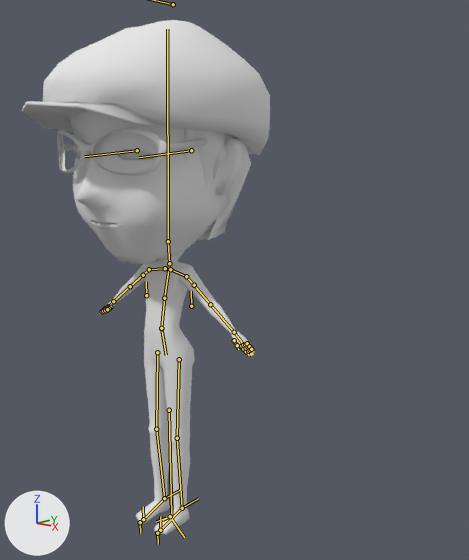
Before and after pictures for a commit that changed the Blender file models/393/threejs_393_texture.blend.
Camera for both pictures: a 50 mm lens placed at (6.35, -5.54, 5.12), pointed at (0.53, 0.76, 3.38). Every picture has the same lights, and +X, +Y and +Z are marked at lower left. The bones that bend it are drawn over the model as lines.

In view in the first picture: 'obj.003'.
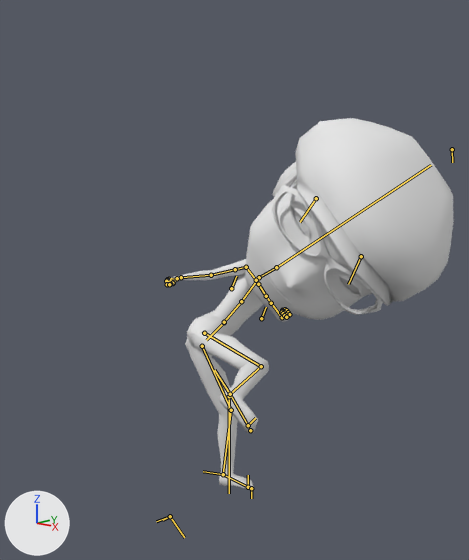
The newer file adds an action. The first version stands in its rest pose; the second is drawn at frame 62 of the action 'kick'.

The edits, one by one:
Bone 'b' (bone_b) moves from (0.0, 0.0, 0.0) to (0.0, 0.16, 1.2).
Bone 'b.001' (bone_b_001) turns from (0, 0, 0) to (-99, -19, 129) degrees about its own x, y and z.
Bone 'b.010' (bone_b_010) turns from (0, 0, 0) to (-88, 54, -103) degrees about its own x, y and z.
Bone 'b.012' (bone_b_012) turns from (0, 0, 0) to (18, -13, 1) degrees about its own x, y and z.
Bone 'b.013' (bone_b_013) turns from (0, 0, 0) to (19, -24, 5) degrees about its own x, y and z.
Bone 'b.017' (bone_b_017) turns from (0, 0, 0) to (8, -7, -7) degrees about its own x, y and z.
Bone 'b.018' (bone_b_018) turns from (0, 0, 0) to (-27, 33, -56) degrees about its own x, y and z.
Bone 'b.020' (bone_b_020) turns from (0, 0, 0) to (-16, 5, 23) degrees about its own x, y and z.
Bone 'b.022' (bone_b_022) turns from (0, 0, 0) to (-15, 53, -60) degrees about its own x, y and z.
Bone 'b.023' (bone_b_023) turns from (0, 0, 0) to (60, 2, -2) degrees about its own x, y and z.
Bone 'b.024' (bone_b_024) turns from (0, 0, 0) to (-58, -25, -40) degrees about its own x, y and z.
Bone 'b.025' (bone_b_025) turns from (0, 0, 0) to (-66, -32, -44) degrees about its own x, y and z.
Bone 'b.026' (bone_b_026) turns from (0, 0, 0) to (-71, -28, -44) degrees about its own x, y and z.
Bone 'b.027' (bone_b_027) turns from (0, 0, 0) to (-69, -32, -47) degrees about its own x, y and z.
Bone 'b.028' (bone_b_028) turns from (0, 0, 0) to (-51, -18, -36) degrees about its own x, y and z.
Bone 'b.029' (bone_b_029) turns from (0, 0, 0) to (-81, -46, -49) degrees about its own x, y and z.
Bone 'b.030' (bone_b_030) turns from (0, 0, 0) to (-60, -25, -41) degrees about its own x, y and z.
Bone 'b.031' (bone_b_031) turns from (0, 0, 0) to (-54, -20, -39) degrees about its own x, y and z.
Bone 'b.032' (bone_b_032) turns from (0, 0, 0) to (-69, -36, -50) degrees about its own x, y and z.
Bone 'b.033' (bone_b_033) turns from (0, 0, 0) to (-59, -24, -41) degrees about its own x, y and z.
Bone 'b.034' (bone_b_034) turns from (0, 0, 0) to (-69, -31, -43) degrees about its own x, y and z.
Bone 'b.035' (bone_b_035) turns from (0, 0, 0) to (-67, -31, -46) degrees about its own x, y and z.
Bone 'b.039' (bone_b_039) turns from (0, 0, 0) to (7, 21, 0) degrees about its own x, y and z.
Bone 'b.040' (bone_b_040) turns from (0, 0, 0) to (18, -9, -31) degrees about its own x, y and z.
Bone 'b.042' (bone_b_042) turns from (0, 0, 0) to (-39, -55, -101) degrees about its own x, y and z.
Bone 'b.044' (bone_b_044) turns from (0, 0, 0) to (-15, -53, 60) degrees about its own x, y and z.
Bone 'b.045' (bone_b_045) turns from (0, 0, 0) to (60, -2, 2) degrees about its own x, y and z.
Bone 'b.046' (bone_b_046) turns from (0, 0, 0) to (-58, 25, 40) degrees about its own x, y and z.
Bone 'b.047' (bone_b_047) turns from (0, 0, 0) to (-66, 32, 44) degrees about its own x, y and z.
Bone 'b.048' (bone_b_048) turns from (0, 0, 0) to (-71, 28, 44) degrees about its own x, y and z.
Bone 'b.049' (bone_b_049) turns from (0, 0, 0) to (-69, 32, 47) degrees about its own x, y and z.
Bone 'b.050' (bone_b_050) turns from (0, 0, 0) to (-51, 18, 36) degrees about its own x, y and z.
Bone 'b.051' (bone_b_051) turns from (0, 0, 0) to (-81, 46, 49) degrees about its own x, y and z.
Bone 'b.052' (bone_b_052) turns from (0, 0, 0) to (-60, 25, 41) degrees about its own x, y and z.
Bone 'b.053' (bone_b_053) turns from (0, 0, 0) to (-54, 20, 39) degrees about its own x, y and z.
Bone 'b.054' (bone_b_054) turns from (0, 0, 0) to (-69, 36, 50) degrees about its own x, y and z.
Bone 'b.055' (bone_b_055) turns from (0, 0, 0) to (-59, 24, 41) degrees about its own x, y and z.
Bone 'b.056' (bone_b_056) turns from (0, 0, 0) to (-69, 31, 43) degrees about its own x, y and z.
Bone 'b.057' (bone_b_057) turns from (0, 0, 0) to (-67, 31, 46) degrees about its own x, y and z.
Bone 'b.061' (bone_b_061) moves from (0.0, 0.0, 0.0) to (-0.24, 1.08, -0.02).
Bone 'b.061' (bone_b_061) turns from (0, 0, 0) to (2, 1, 118) degrees about its own x, y and z.
Bone 'b.063' (bone_b_063) moves from (0.0, 0.0, 0.0) to (1.74, -0.44, 2.2).
Bone 'b.063' (bone_b_063) turns from (0, 0, 0) to (-68, 148, 50) degrees about its own x, y and z.

What differs and where, as boxes [x1, y1, x2, y2] in the pictures (469 x 560 px):
'obj.003', posed (16% wider, 28% shorter)
    before: [22, 20, 270, 535]
    after: [166, 118, 454, 490]
bone 'b', root to tip
    before: (169, 410) to (171, 515)
    after: (229, 396) to (229, 493)
bone 'b.001', root to tip
    before: (161, 328) to (166, 355)
    after: (224, 322) to (206, 340)
bone 'b.010', root to tip
    before: (161, 328) to (164, 298)
    after: (224, 322) to (241, 301)
bone 'b.012', root to tip
    before: (169, 263) to (168, 241)
    after: (259, 277) to (276, 267)
bone 'b.013', root to tip
    before: (168, 241) to (167, 29)
    after: (276, 267) to (431, 165)
bone 'b.017', root to tip
    before: (165, 268) to (149, 269)
    after: (256, 280) to (246, 267)
bone 'b.018', root to tip
    before: (149, 269) to (130, 286)
    after: (246, 267) to (211, 275)
bone 'b.020', root to tip
    before: (130, 286) to (113, 301)
    after: (211, 275) to (181, 277)
bone 'b.022', root to tip
    before: (108, 306) to (104, 309)
    after: (177, 278) to (173, 283)
bone 'b.023', root to tip
    before: (104, 309) to (101, 311)
    after: (173, 283) to (172, 285)
bone 'b.024', root to tip
    before: (105, 308) to (103, 310)
    after: (169, 279) to (169, 282)
bone 'b.025', root to tip
    before: (103, 310) to (102, 311)
    after: (169, 282) to (172, 282)
bone 'b.026', root to tip
    before: (102, 311) to (100, 313)
    after: (172, 282) to (171, 278)
bone 'b.027', root to tip
    before: (106, 308) to (104, 309)
    after: (167, 279) to (169, 282)
bone 'b.028', root to tip
    before: (104, 309) to (103, 311)
    after: (169, 282) to (172, 283)
bone 'b.029', root to tip
    before: (103, 311) to (101, 313)
    after: (172, 283) to (170, 279)
bone 'b.030', root to tip
    before: (108, 307) to (107, 309)
    after: (167, 280) to (167, 283)
bone 'b.031', root to tip
    before: (107, 309) to (105, 310)
    after: (167, 283) to (170, 284)
bone 'b.032', root to tip
    before: (105, 310) to (103, 312)
    after: (170, 284) to (170, 280)
bone 'b.033', root to tip
    before: (110, 307) to (109, 308)
    after: (166, 281) to (167, 284)
bone 'b.034', root to tip
    before: (109, 308) to (107, 309)
    after: (167, 284) to (169, 284)
bone 'b.035', root to tip
    before: (107, 309) to (106, 311)
    after: (169, 284) to (168, 281)
bone 'b.039', root to tip
    before: (170, 269) to (186, 276)
    after: (258, 284) to (266, 296)
bone 'b.040', root to tip
    before: (186, 276) to (210, 304)
    after: (266, 296) to (282, 317)
bone 'b.042', root to tip
    before: (210, 304) to (234, 332)
    after: (282, 317) to (285, 312)
bone 'b.044', root to tip
    before: (234, 340) to (237, 345)
    after: (282, 310) to (281, 312)
bone 'b.045', root to tip
    before: (237, 345) to (238, 349)
    after: (281, 312) to (282, 316)
bone 'b.046', root to tip
    before: (241, 346) to (243, 349)
    after: (285, 309) to (282, 311)
bone 'b.047', root to tip
    before: (243, 349) to (246, 351)
    after: (282, 311) to (282, 312)
bone 'b.048', root to tip
    before: (246, 351) to (249, 355)
    after: (282, 312) to (285, 309)
bone 'b.049', root to tip
    before: (243, 345) to (246, 348)
    after: (286, 310) to (284, 312)
bone 'b.050', root to tip
    before: (246, 348) to (248, 351)
    after: (284, 312) to (283, 313)
bone 'b.051', root to tip
    before: (248, 351) to (251, 355)
    after: (283, 313) to (286, 311)
bone 'b.052', root to tip
    before: (245, 344) to (248, 347)
    after: (288, 312) to (286, 314)
bone 'b.053', root to tip
    before: (248, 347) to (250, 350)
    after: (286, 314) to (284, 315)
bone 'b.054', root to tip
    before: (250, 350) to (253, 354)
    after: (284, 315) to (288, 313)
bone 'b.055', root to tip
    before: (247, 343) to (249, 346)
    after: (289, 314) to (287, 316)
bone 'b.056', root to tip
    before: (249, 346) to (251, 349)
    after: (287, 316) to (286, 317)
bone 'b.057', root to tip
    before: (251, 349) to (254, 352)
    after: (286, 317) to (289, 315)
bone 'b.061', root to tip
    before: (182, 508) to (198, 498)
    after: (223, 474) to (203, 471)
bone 'b.063', root to tip
    before: (164, 498) to (181, 489)
    after: (230, 394) to (214, 370)
